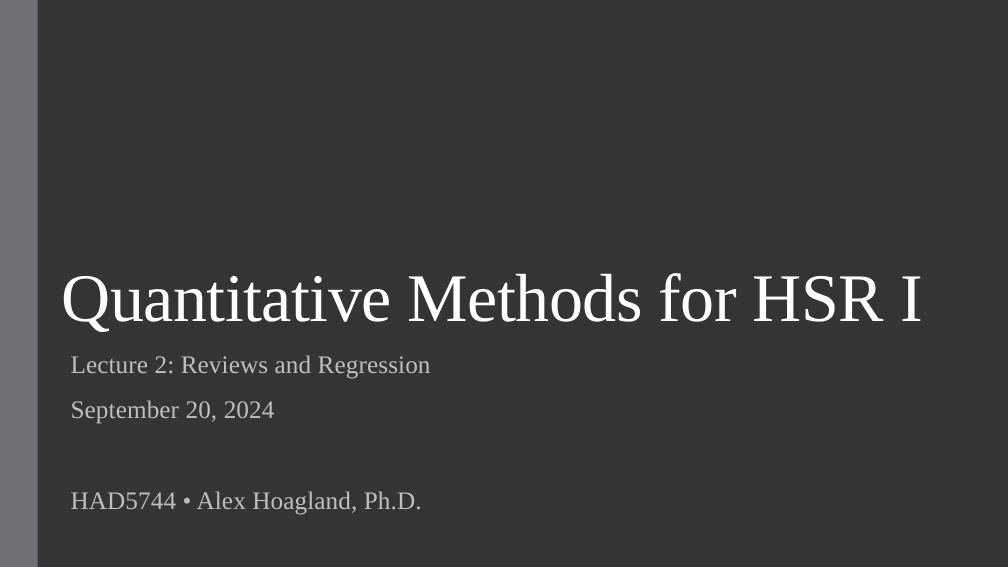
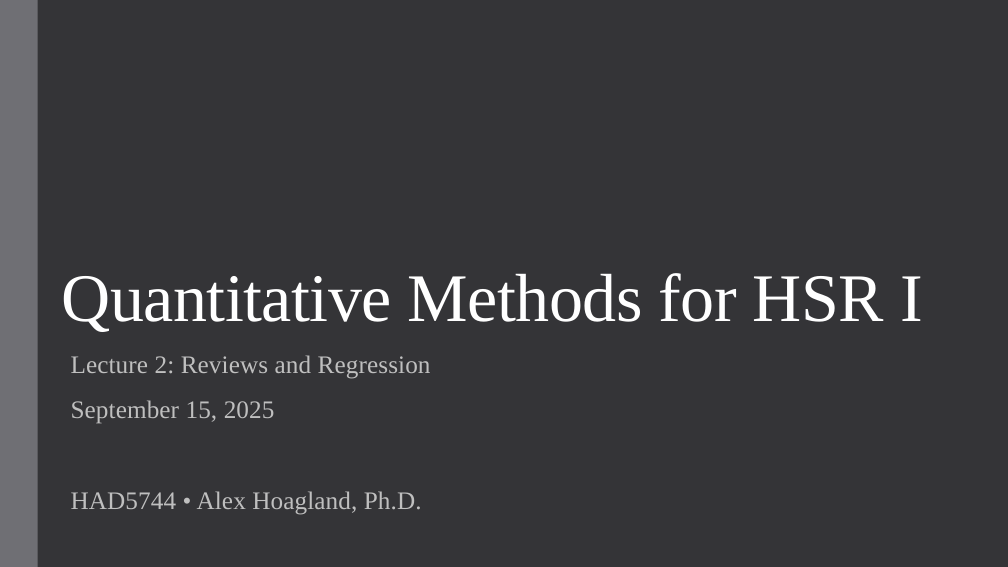
Before and after one commit to alex-hoagland/HAD5744, a slide deck: slide 1 of Lecture02_UnivariateOLS/Lecture2_OLS.pptx. Drawn at 1008x567 pixels with LibreOffice and Linux fonts; fonts in the diff are those of the drawing. Boxes give left, top, right and bottom in pixels: in the first picture for what was removed or moved away, otherwise in the second. Text is boxed around its words. In the diff, an @@ line names an element or a change of style, - is before the commit and + after.

```diff
--- a/Lecture02_UnivariateOLS/Lecture2_OLS.pptx
+++ b/Lecture02_UnivariateOLS/Lecture2_OLS.pptx
@@ subtitle at <box>71,400,275,424</box>: text changed @@
-September 20, 2024
+September 15, 2025
```
Also in this commit, not shown: 3 other slides changed, 27 slides added, 1 slide removed, 5 other files.
